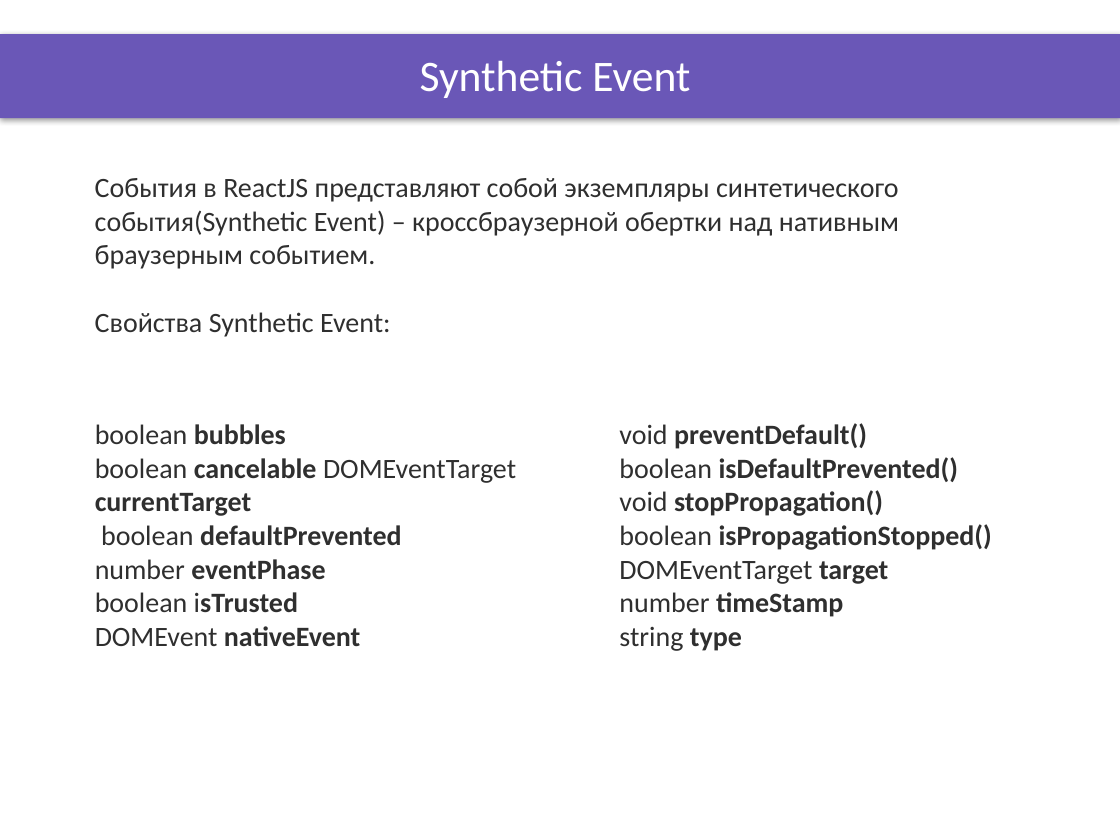
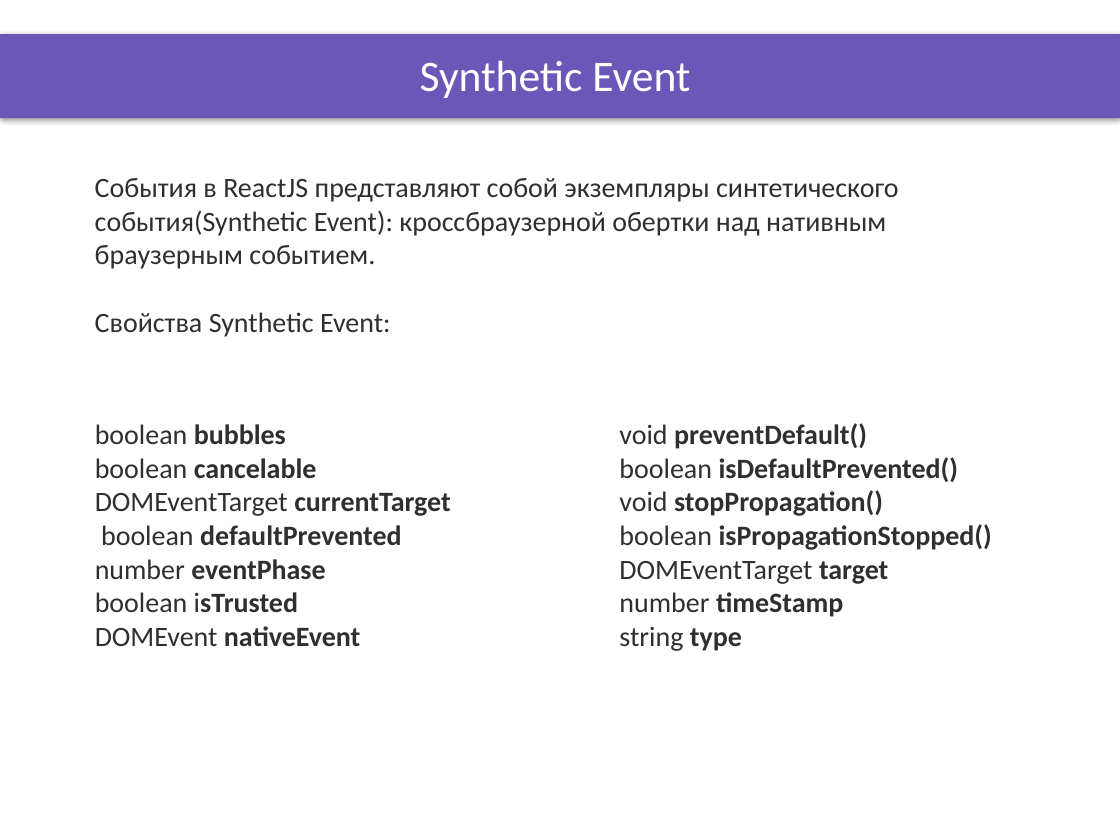
Before and after one commit to DinamickaDevelopment/ignite, a slide deck: slide 2 of ReactJS/lesson_21/Presentation/React_events.pptx. Drawn at 1120x840 pixels with LibreOffice and Linux fonts; fonts in the diff are those of the drawing; background and template pictures are left out. Boxes give left, top, right and bottom in pixels: in the first picture for what was removed or moved away, otherwise in the second. Text is boxed around its words. In the diff, an @@ line names an element or a change of style, - is before the commit and + after.

```diff
--- a/ReactJS/lesson_21/Presentation/React_events.pptx
+++ b/ReactJS/lesson_21/Presentation/React_events.pptx
@@ text at [95, 178, 899, 269]: text changed @@
-События в ReactJS представляют собой экземпляры синтетического события(Synthetic Event) – кроссбраузерной обертки над нативным браузерным событием.
+События в ReactJS представляют собой экземпляры синтетического события(Synthetic Event): кроссбраузерной обертки над нативным браузерным событием.
@@ text at [95, 458, 451, 516]: text changed @@
-boolean cancelable DOMEventTarget currentTarget
+boolean cancelable
+DOMEventTarget currentTarget
```
Also in this commit, not shown: 3 other slides changed, 15 other files.
